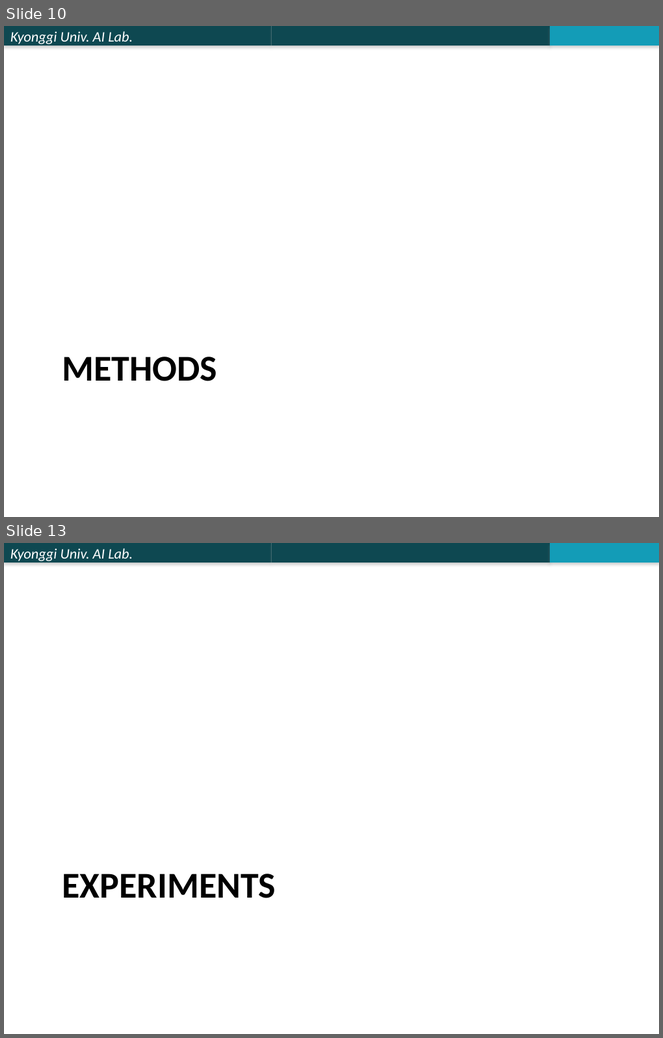
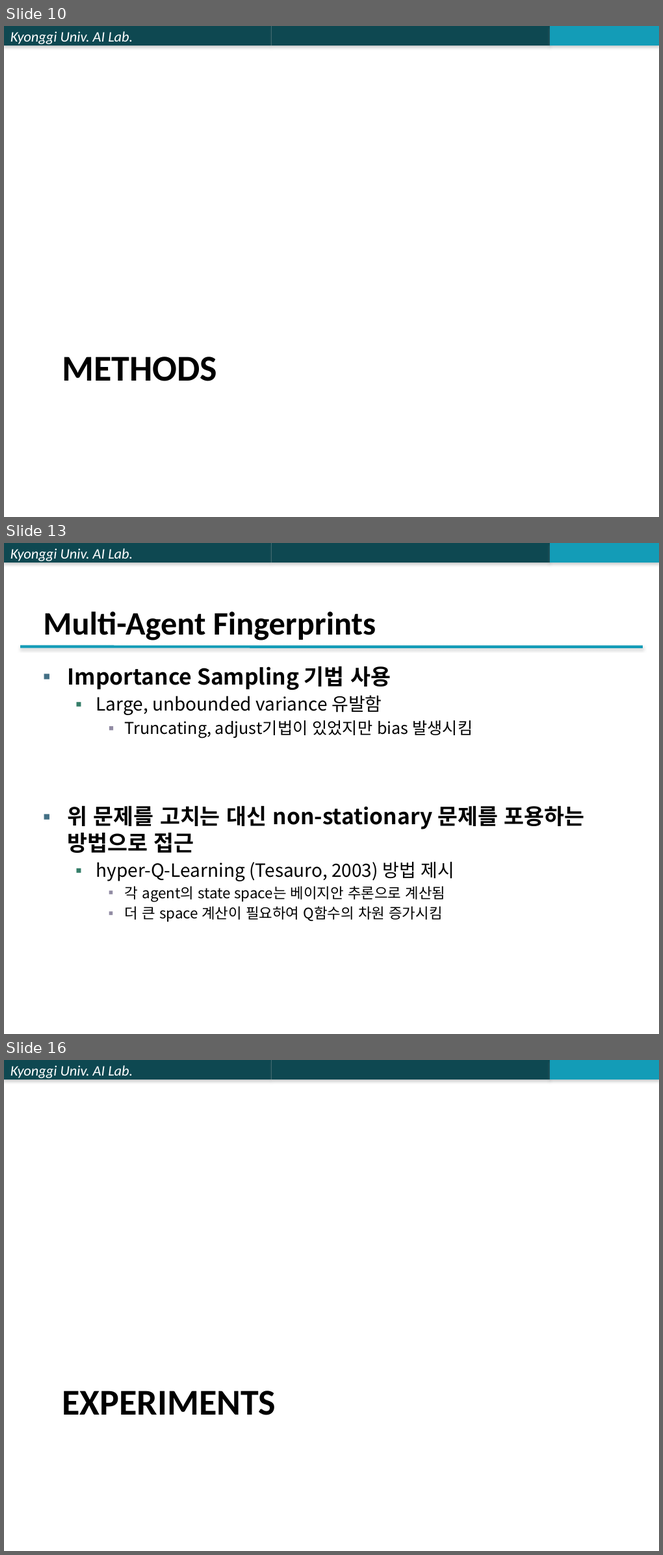
Before and after one commit to jk96491/PapersSeminar, a slide deck: Multi_Agent/PPTX/Stabilising Experience Replay for Deep Multi-Agent Reinforcement Learning.pptx. Shown one above the other, each under a label of ours: slides 10 and 13 before the commit, slides 10, 13 and 16 after it; the slides between them are not shown. The pictures are 663x1038 and 663x1555 pixels, drawn with LibreOffice and Linux fonts; fonts in the diff are those of the drawing. Boxes give left, top, right and bottom in pixels: in the first picture for what was removed or moved away, otherwise in the second. Text is boxed around its words. In the diff, an @@ line names an element or a change of style, - is before the commit and + after.

```diff
--- a/Multi_Agent/PPTX/Stabilising Experience Replay for Deep Multi-Agent Reinforcement Learning.pptx
+++ b/Multi_Agent/PPTX/Stabilising Experience Replay for Deep Multi-Agent Reinforcement Learning.pptx
@@ slide 13 added at box(4, 543, 659, 1034), background #FFFFFF; not listed: 3 template elements that a slide beside it also shows @@
@@ title added at box(43, 611, 376, 641), 36 pt, text #000000, bold @@
+Multi-Agent Fingerprints
@@ line added from (20, 646) to (643, 647), #139CB7 3 pt @@
@@ text added at box(68, 667, 584, 922), 20 pt, text #000000 @@
+▪ Importance Sampling 기법 사용
+  ▪ Large, unbounded variance 유발함
+    ▪ Truncating, adjust기법이 있었지만 bias 발생시킴
+▪ 위 문제를 고치는 대신 non-stationary 문제를 포용하는 방법으로 접근
+  ▪ hyper-Q-Learning (Tesauro, 2003) 방법 제시
+    ▪ 각 agent의 state space는 베이지안 추론으로 계산됨
+    ▪ 더 큰 space 계산이 필요하여 Q함수의 차원 증가시킴
@@ what was slide 13 is now slide 16 @@
```
Also in this commit, not shown: 3 slides changed, 3 other slides added, 1 slide removed.
